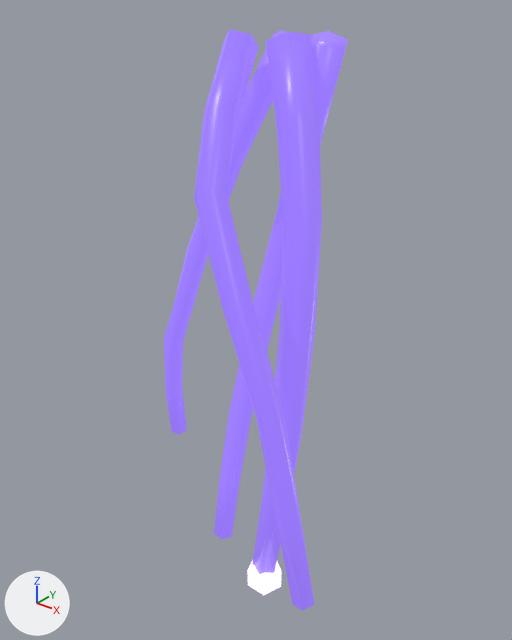
Two versions of the glTF model public/assets/parts/dc_vines_violet.glb, one commit apart.
Camera for both pictures: a camera (50 mm lens) standing at (0.675, -0.921, 0.087) and looking at (-0.027, -0.043, -0.458). The axes (+X, +Y, +Z) are drawn at lower left. The lights are the same throughout. The picture after the commit comes second. Where no turn or scale is listed for an object, it has been applied to the vertices.

In view in the first picture: 'part.dc_vines_violet'.
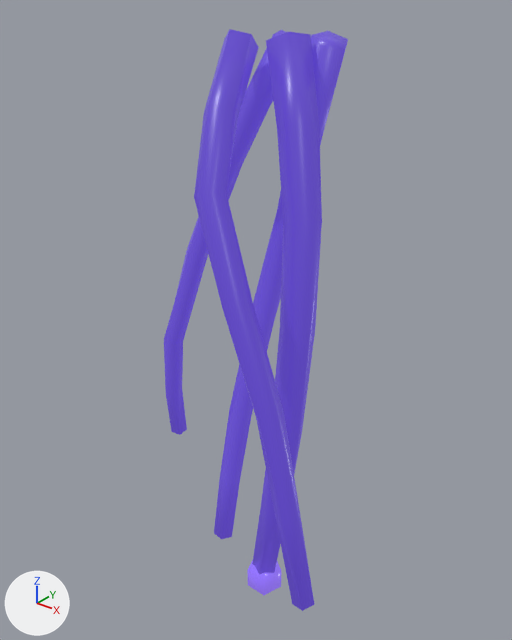
What the commit changed:
Material 'dc_flesh_4a3a90_7c5cff_0.4' (mat_dc_flesh_4a3a90_7c5cff_0_4) is new.
Its base color is (0.0685, 0.0423, 0.279) (blue #4a3a90).
Its roughness is 0.35.
Its emission color is (0.0806, 0.0428, 0.4) (blue #503aaa).
Its emission strength is 1.0.
Material 'dc_flesh_3a2a7a_7c5cff_0.4' (mat_dc_flesh_3a2a7a_7c5cff_0_4) is new.
Its base color is (0.0423, 0.0232, 0.195) (dark blue #3a2a7a).
Its roughness is 0.35.
Its emission color is (0.0806, 0.0428, 0.4) (blue #503aaa).
Its emission strength is 1.0.
Material 'dc_crystal_5a44b8_9d7bff_0.6' (mat_dc_crystal_5a44b8_9d7bff_0_6) is new.
Its base color is (0.102, 0.0578, 0.479) (blue #5a44b8).
Its metallic is 0.1.
Its roughness is 0.18.
Its emission color is (0.202, 0.119, 0.6) (purple #7c61cb).
Its emission strength is 1.0.
me_deep_kit has 152 vertices, 284 faces and spans x -0.248..0.248, y -0.174..0.174, z -0.513..0.513.
me_deep_kit is used by ob_part_dc_vines_violet; location (-0.029, -0.068, -0.497).
me_deep_kit part 1: all 132 faces that had it switch from mat_dc_flesh_4a3a8a_9d7bff_0_8 (blue #4a3a8a, glowing purple #8e6fe7) to mat_dc_flesh_3a2a7a_7c5cff_0_4 (dark blue #3a2a7a, glowing blue #503aaa).
me_deep_kit part 2: all 132 faces that had it switch from mat_dc_flesh_5a4aa0_9d7bff_0_8 (blue #5a4aa0, glowing purple #8e6fe7) to mat_dc_flesh_4a3a90_7c5cff_0_4 (blue #4a3a90, glowing blue #503aaa).
me_deep_kit part 3: all 20 faces that had it switch from mat_dc_crystal_8a78d8_d8c8ff_1_9 (blue #8a78d8, glowing purple #d8c8ff) to mat_dc_crystal_5a44b8_9d7bff_0_6 (blue #5a44b8, glowing purple #7c61cb).

Location of each change, (x1, y1, x2, y2) in pixels of the pictures (512 x 640 px):
part 1 of me_deep_kit, recoloured (purple to blue)
    both: (194, 29, 322, 611)
part 2 of me_deep_kit, recoloured
    both: (164, 30, 348, 539)
part 3 of me_deep_kit, recoloured (darker)
    both: (247, 560, 281, 595)
